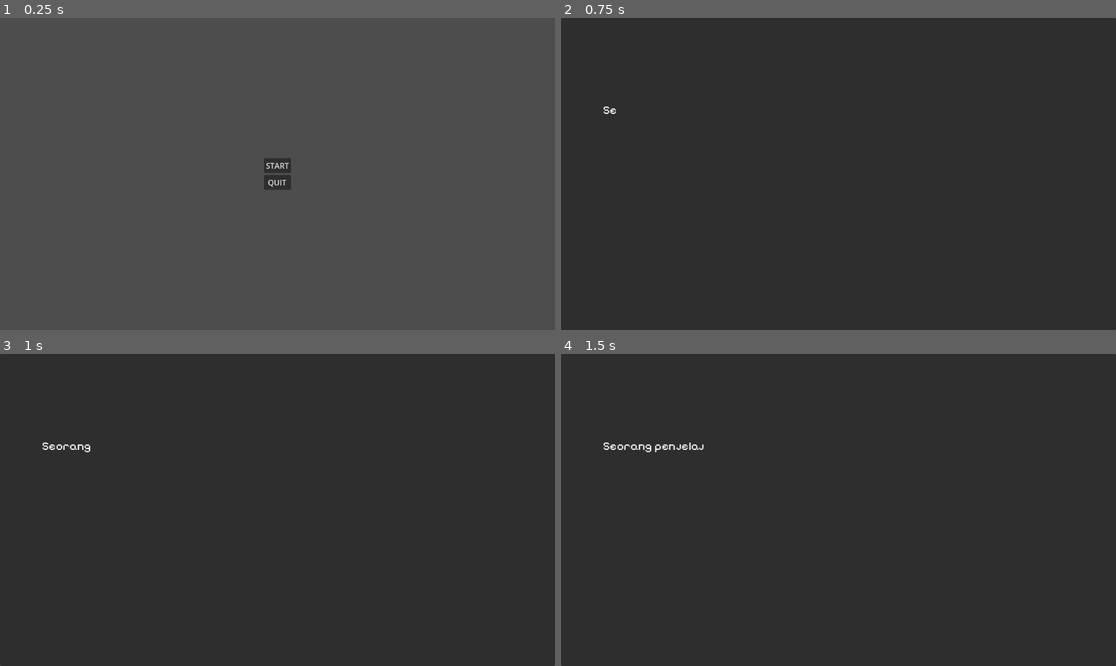
Above: before the commit, frames 1-4 (two rows, left to right).
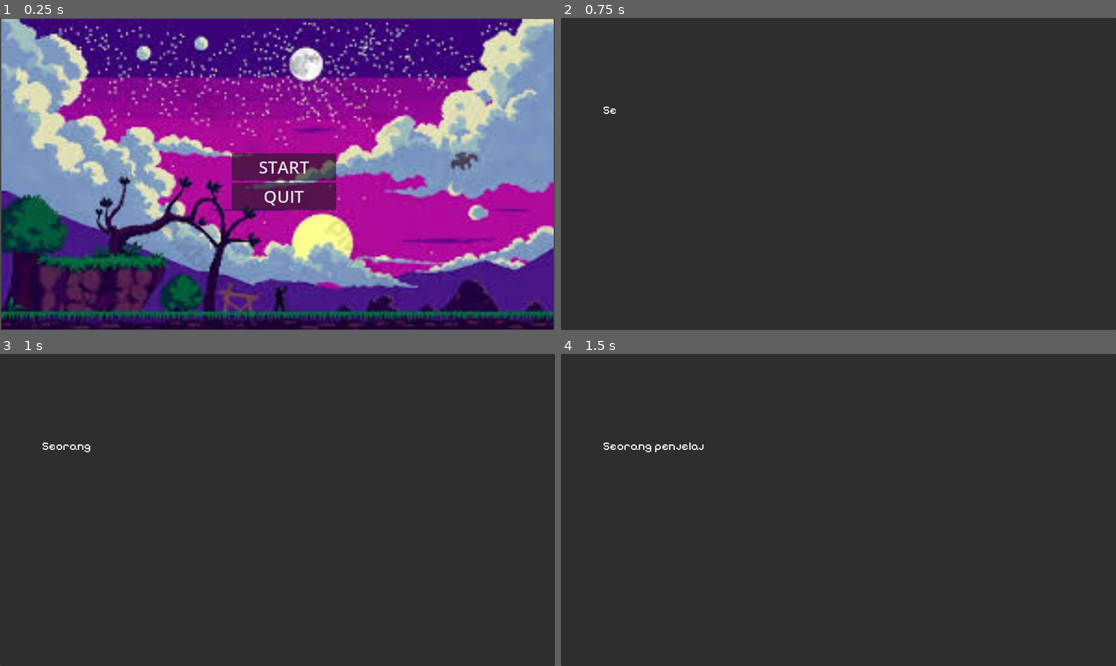
Above: after the commit, the same moments.

Repository: JiRouLu/Game-Ngudud
Game: Godot game, scene res://scene/start.tscn
Two runs of this game, one before a commit and one after it. Both use one fixed random seed, a clock stepped at 60 frames per second and the inputs below.
Inputs:
- Up to frame 1 (0.25 s): no input
- Up to frame 2 (0.75 s): click "START" at 0.5 s
- Up to frame 3 (1 s): no input
- Up to frame 4 (1.5 s): tap Enter at 1.25 s; hold D (right) from 1.28 s (still down)

The runs differ from the first frame. In frame 1, 99% of the frame differs, in the area x 0-100%, y 0-100%; in frame 2, nothing differs; in frame 3, nothing differs; in frame 4, nothing differs.

Commit message:
menambahkan splash screen

Diff:
--- a/scene/start.tscn
+++ b/scene/start.tscn
@@ -1,15 +1,25 @@
-[gd_scene load_steps=2 format=3 uid="uid://c0010p324obgp"]
+[gd_scene load_steps=3 format=3 uid="uid://c0010p324obgp"]
 
 [ext_resource type="Script" path="res://scene/start.gd" id="1_q426v"]
+[ext_resource type="Texture2D" uid="uid://dgin521ws67bd" path="res://asset/d4.jpg" id="2_nrjdi"]
 
 [node name="start" type="Control"]
 layout_mode = 3
 anchors_preset = 15
 anchor_right = 1.0
 anchor_bottom = 1.0
+offset_left = -72.0
+offset_top = -65.0
+offset_right = -72.0
+offset_bottom = -65.0
 grow_horizontal = 2
 grow_vertical = 2
 script = ExtResource("1_q426v")
+
+[node name="D4" type="Sprite2D" parent="."]
+position = Vector2(648, 390)
+scale = Vector2(3.85859, 3.79412)
+texture = ExtResource("2_nrjdi")
 
 [node name="Container" type="VBoxContainer" parent="."]
 layout_mode = 1
@@ -18,19 +28,21 @@
 anchor_top = 0.5
 anchor_right = 0.5
 anchor_bottom = 0.5
-offset_left = -28.0
-offset_top = -33.0
-offset_right = 28.0
-offset_bottom = 33.0
+offset_left = -23.0
+offset_top = 22.0
+offset_right = 194.0
+offset_bottom = 234.0
 grow_horizontal = 2
 grow_vertical = 2
 
 [node name="Button" type="Button" parent="Container"]
 layout_mode = 2
+theme_override_font_sizes/font_size = 35
 text = "START"
 
 [node name="Button2" type="Button" parent="Container"]
 layout_mode = 2
+theme_override_font_sizes/font_size = 35
 text = "QUIT"
 
 [connection signal="pressed" from="Container/Button" to="." method="_on_button_pressed"]
Not shown, added: asset/bg-pro.jpg.import
Binary file added: asset/d4.jpg
Not shown, added: asset/d4.jpg.import
Not shown: 1 places in scene/level_2.tscn that only renumber resources
